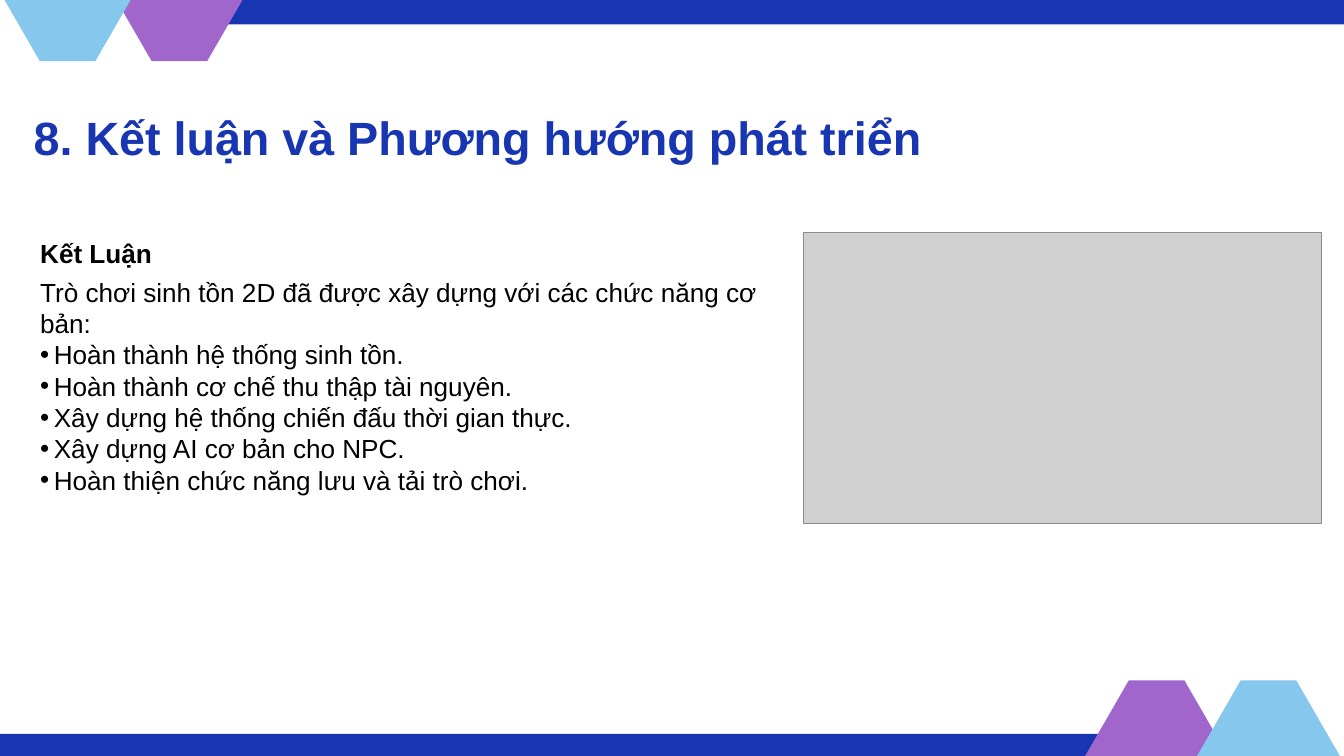
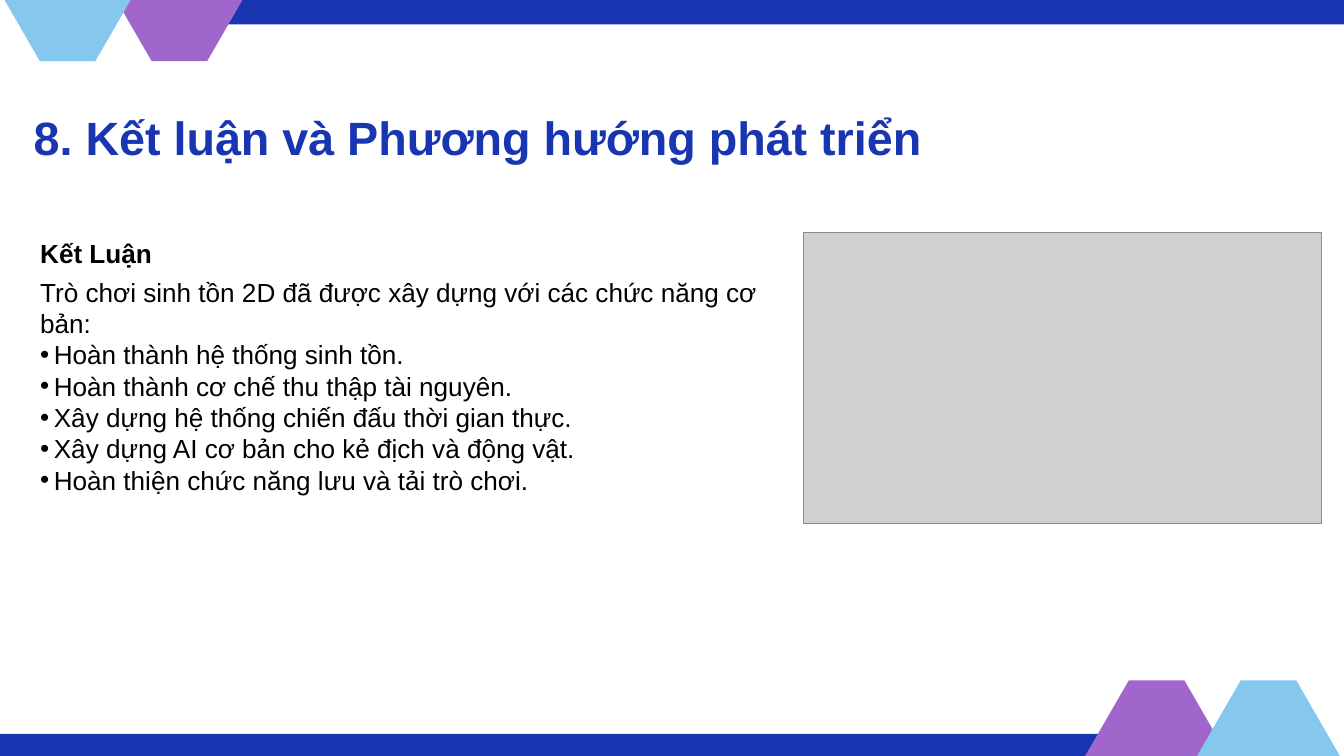
Before and after one commit to HaGiaLoc/tn-da22ttd-110122103-hagialoc-xaydungtrochoisinhton2d, a slide deck: slide 14 of thesis/abs/tn_slide.pptx. Drawn at 1344x756 pixels with LibreOffice and Linux fonts; fonts in the diff are those of the drawing; grey boxes stand for pictures. Boxes give left, top, right and bottom in pixels: in the first picture for what was removed or moved away, otherwise in the second. Text is boxed around its words. In the diff, an @@ line names an element or a change of style, - is before the commit and + after.

Commit message:
chỉnh sửa slide thuyết trình

```diff
--- a/thesis/abs/tn_slide.pptx
+++ b/thesis/abs/tn_slide.pptx
@@ text at (x1=54, y1=438, x2=574, y2=464): text changed @@
-• Xây dựng AI cơ bản cho NPC.
+• Xây dựng AI cơ bản cho kẻ địch và động vật.
```
